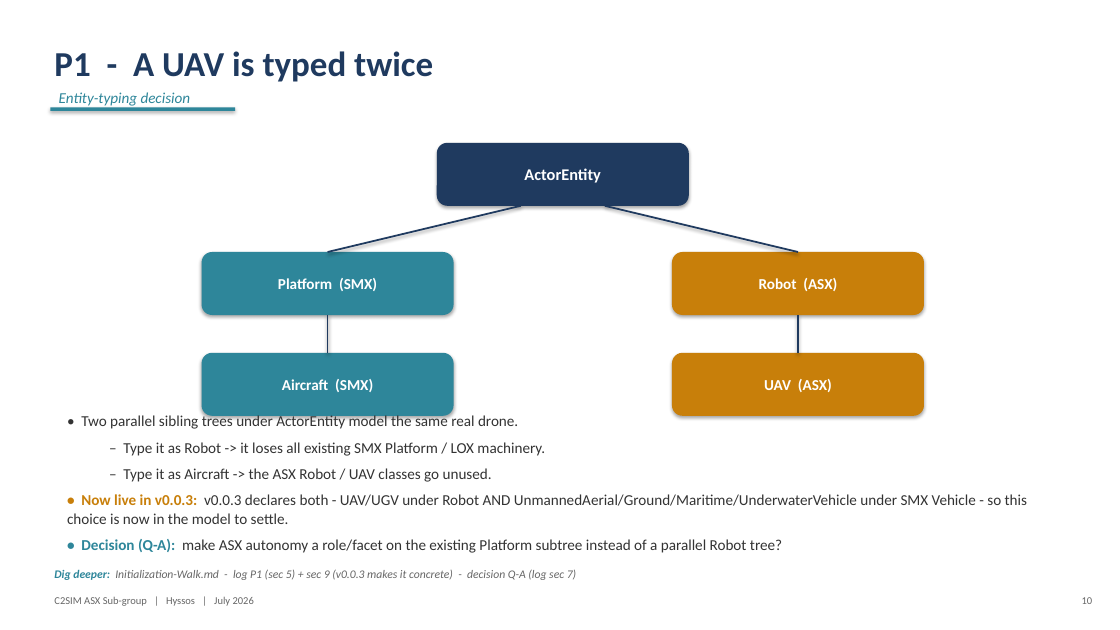
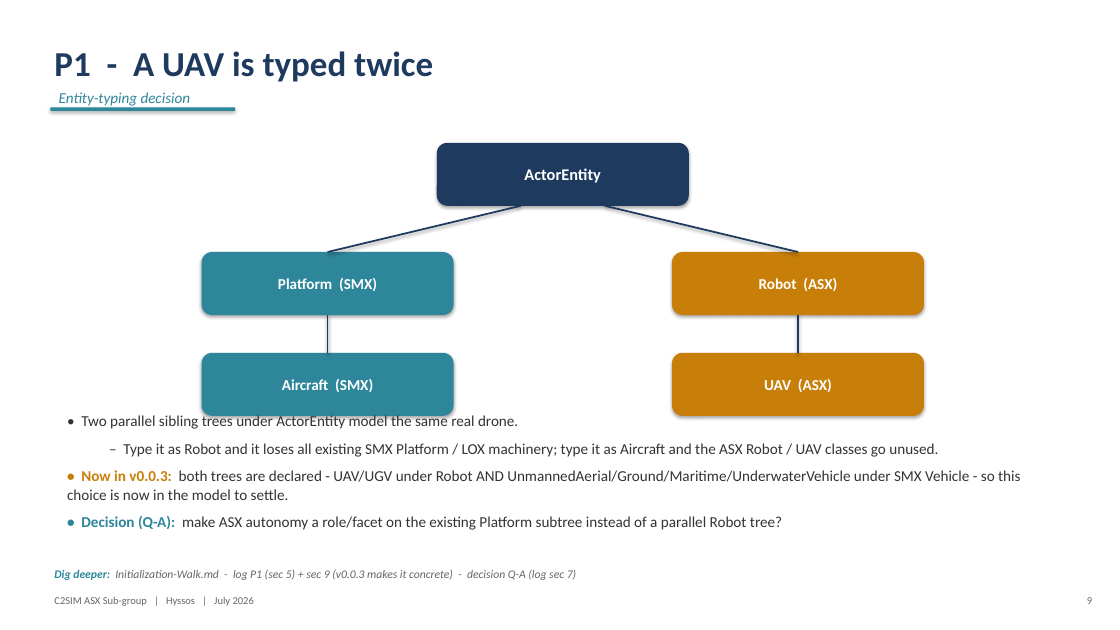
Before and after one commit to hyssostech/C2SIMArtifacts, a slide deck: slide 9 of Subgroups/ASX/InstantiationReview/ASX-Instantiation-Findings.pptx (slide 10 before the commit). Drawn at 1120x630 pixels with LibreOffice and Linux fonts; fonts in the diff are those of the drawing. Boxes give left, top, right and bottom in pixels: in the first picture for what was removed or moved away, otherwise in the second. Text is boxed around its words. In the diff, an @@ line names an element or a change of style, - is before the commit and + after.

```diff
--- a/Subgroups/ASX/InstantiationReview/ASX-Instantiation-Findings.pptx
+++ b/Subgroups/ASX/InstantiationReview/ASX-Instantiation-Findings.pptx
@@ text at bbox=[81, 413, 782, 530]: more space between paragraphs @@
@@ text at bbox=[67, 443, 1020, 500]: text changed @@
-  – Type it as Robot -> it loses all existing SMX Platform / LOX machinery.
-  – Type it as Aircraft -> the ASX Robot / UAV classes go unused.
-• Now live in v0.0.3: v0.0.3 declares both - UAV/UGV under Robot AND UnmannedAerial/Ground/Maritime/UnderwaterVehicle under SMX Vehicle - so this choice is now in the model to settle.
+  – Type it as Robot and it loses all existing SMX Platform / LOX machinery; type it as Aircraft and the ASX Robot / UAV classes go unused.
+• Now in v0.0.3: both trees are declared - UAV/UGV under Robot AND UnmannedAerial/Ground/Maritime/UnderwaterVehicle under SMX Vehicle - so this choice is now in the model to settle.
@@ text at bbox=[1087, 597, 1092, 604]: text changed @@
-10
+9
```
Also in this commit, not shown: 17 other slides changed, 3 slides added, 8 slides removed, 2 other files.
